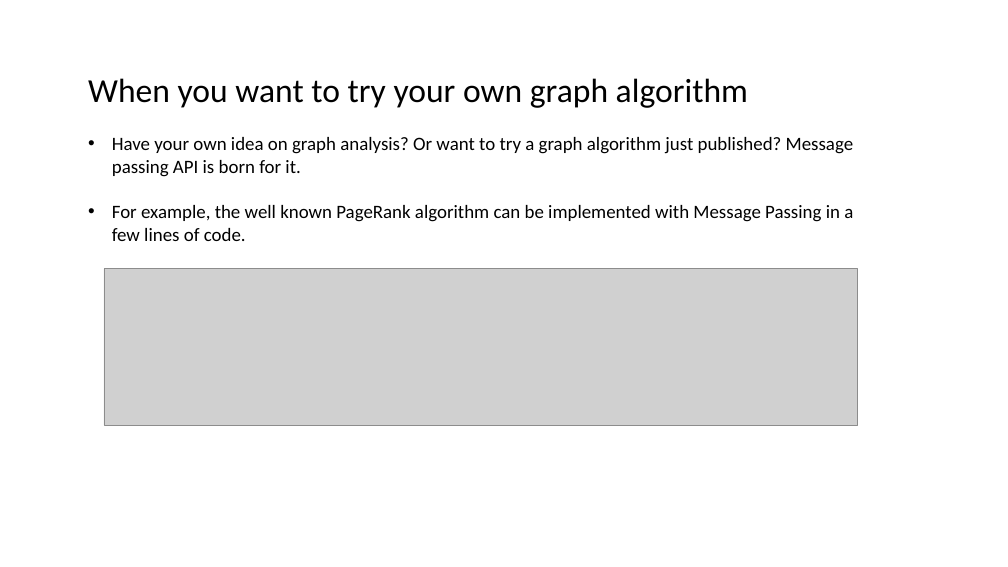
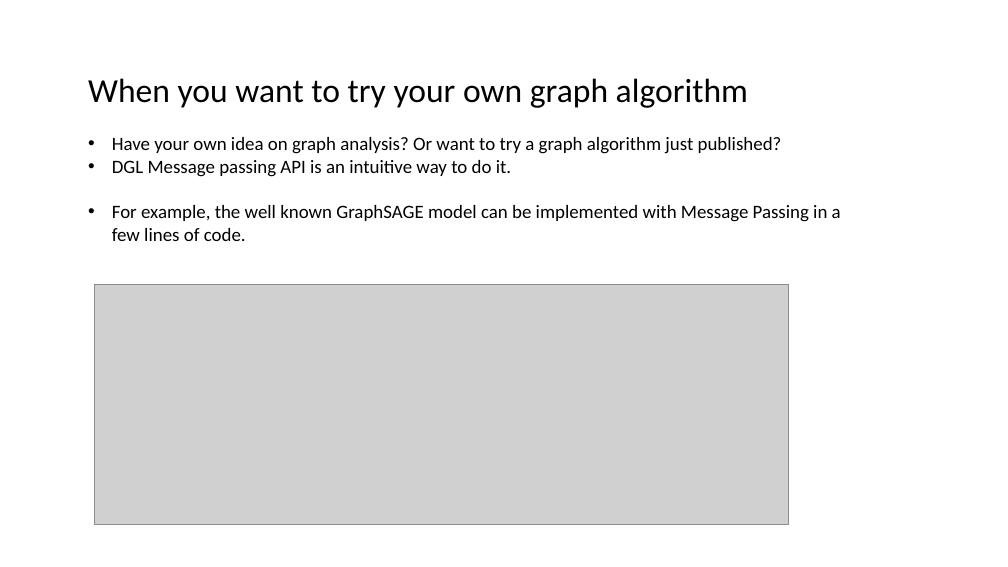
Before and after one commit to 596050/DGL_Internal_Workshop_April2020, a slide deck: slide 8 of Session02.pptx. Drawn at 1008x567 pixels with LibreOffice and Linux fonts; fonts in the diff are those of the drawing; grey boxes stand for pictures. Boxes give left, top, right and bottom in pixels: in the first picture for what was removed or moved away, otherwise in the second. Text is boxed around its words. In the diff, an @@ line names an element or a change of style, - is before the commit and + after.

```diff
--- a/Session02.pptx
+++ b/Session02.pptx
@@ text at [112,137,841,241]: text changed @@
-• Have your own idea on graph analysis? Or want to try a graph algorithm just published? Message passing API is born for it.
-• For example, the well known PageRank algorithm can be implemented with Message Passing in a few lines of code.
+• Have your own idea on graph analysis? Or want to try a graph algorithm just published?
+• DGL Message passing API is an intuitive way to do it.
+• For example, the well known GraphSAGE model can be implemented with Message Passing in a few lines of code.
@@ picture: place and size @@
-picture at [104,269,858,426]
+picture at [95,284,788,525]
```
Also in this commit, not shown: 6 other slides changed.
